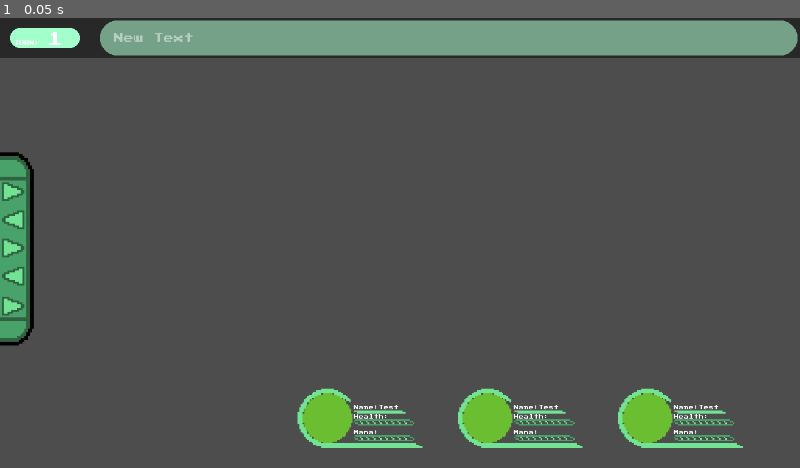
Above: before the commit, frame 1.
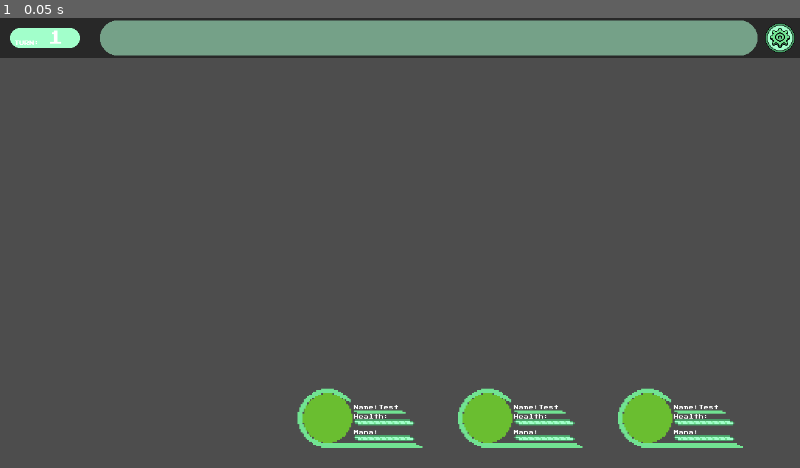
Above: after the commit, the same moment.

Repository: Drake5815/Odyssey
Game: Godot game, scene res://Scene/Player/player.tscn
Same seed, same stepped clock (60 frames per second), same inputs: the game is played once before the commit and once after it. The project has no main scene, so this scene is started directly.
Inputs:
- Up to frame 1 (0.05 s): no input

The runs differ from the first frame. In frame 1, 2.5% of the frame differs, in the area x 0-100%, y 0-94%.

Commit message:
Update 0.0.2

Diff:
--- /dev/null
+++ b/odyssey/Component/game_manager.gd
@@ -0,0 +1,12 @@
+class_name Game_Manager
+extends Node
+
+signal pause
+
+
+func _ready() -> void:
+	self.pause.connect(_pause)
+
+
+func _pause()->void:
+	pass
--- a/odyssey/Scene/Player/NavBar_Action.gd
+++ b/odyssey/Scene/Player/NavBar_Action.gd
@@ -4,11 +4,34 @@
 signal set_HeaderText(String)
 signal set_TurnText(String)
 
-@onready var Nav : TextureRect = $TextureRect
-@onready var Header_Texts:Label = $HEADER/HeaderLabel
+@onready var Setting : TextureRect = $Settings
+@onready var Header_Texts:Label = $HEADER/Label
 @onready var Turn_Text : Label = $Header_Turn_Label/Label2
 
+var turn : int = 1
+var State: int = 0
+
+var setting_hover : bool = false
+
 func _ready() -> void:
+	## CHANGE HEADER_TEXT TO EMPTY & CHANGE TURN TEXT = turn
+	Header_Texts.text = ""
+	Turn_Text.text = str(turn)
+
+func setting_hovered()->void:
+	setting_hover = true
+func setting_exit_hover()->void:
+	setting_hover = false
+
+func _input(event: InputEvent) -> void:
+	if event is InputEventMouseButton and setting_hover:
+		if event.button_index == MOUSE_BUTTON_LEFT and event.pressed:
+			setting_press()
+
+func setting_press()->void:
+	## PAUSE STATE! == signal [pause_state](Callable)
+
+	## SHOW NEW TEXTURE FOR SETTINGS : 'RESUME', 'HOW TO PLAY' , 'VOLUME', 'EXIT'
 	pass
 
 func _process(delta: float) -> void:
--- a/odyssey/Scene/Player/NavBar_Action.tscn
+++ b/odyssey/Scene/Player/NavBar_Action.tscn
@@ -1,15 +1,12 @@
-[gd_scene load_steps=9 format=3 uid="uid://cno5jpda7ou4v"]
+[gd_scene load_steps=8 format=3 uid="uid://nph57co4i4fx"]
 
-[ext_resource type="Texture2D" uid="uid://dp6sauq4yisv3" path="res://Assets/Player_GUI/Side_Navbar.png" id="1_gbpdn"]
 [ext_resource type="Script" uid="uid://b4edyrd0s1o8t" path="res://Scene/Player/NavBar_Action.gd" id="1_qq4ch"]
 [ext_resource type="Texture2D" uid="uid://wleaj3ysf2cu" path="res://Assets/Player_GUI/Turn_Label_Background.png" id="3_0mav5"]
 [ext_resource type="Texture2D" uid="uid://c8c40jtvwuis8" path="res://Assets/Player_GUI/GRAPHIC_HEADER_CONTAINER.png" id="3_0ufhg"]
 [ext_resource type="LabelSettings" uid="uid://dsap870lvcrgo" path="res://Resource/Label/PlayerGUI_Label.tres" id="4_0mav5"]
-[ext_resource type="LabelSettings" uid="uid://dgy3dp0ym34nh" path="res://Resource/Label/Header_Text.tres" id="4_blg5b"]
-[ext_resource type="LabelSettings" uid="uid://bnj00mx7c533s" path="res://Resource/Label/Turn_Text.tres" id="7_5al3n"]
-
-[sub_resource type="RectangleShape2D" id="RectangleShape2D_5al3n"]
-size = Vector2(54, 309)
+[ext_resource type="LabelSettings" uid="uid://bh3o87m4a08df" path="res://Resource/Label/Header_Text.tres" id="4_blg5b"]
+[ext_resource type="Texture2D" uid="uid://c2cg5pign18hy" path="res://Assets/Player_GUI/SettingButton.png" id="7_2r26y"]
+[ext_resource type="LabelSettings" path="res://Resource/Label/Turn_Text.tres" id="7_5al3n"]
 
 [node name="Action_Interface" type="Control"]
 layout_mode = 3
@@ -20,14 +17,6 @@
 grow_vertical = 2
 script = ExtResource("1_qq4ch")
 
-[node name="TextureRect" type="TextureRect" parent="."]
-layout_mode = 0
-offset_top = 200.0
-offset_right = 32.0
-offset_bottom = 328.0
-scale = Vector2(3, 3)
-texture = ExtResource("1_gbpdn")
-
 [node name="HEADER" type="TextureRect" parent="."]
 modulate = Color(1, 1, 1, 0.470588)
 layout_mode = 0
@@ -35,13 +24,13 @@
 offset_bottom = 64.0
 texture = ExtResource("3_0ufhg")
 
-[node name="HeaderLabel" type="Label" parent="HEADER"]
+[node name="Label" type="Label" parent="HEADER"]
 layout_mode = 0
 offset_left = 182.0
 offset_top = 4.0
-offset_right = 1254.0
+offset_right = 1190.0
 offset_bottom = 60.0
-text = "New Text"
+text = "Dummy Text"
 label_settings = ExtResource("4_blg5b")
 vertical_alignment = 1
 
@@ -62,17 +51,22 @@
 
 [node name="Label2" type="Label" parent="Header_Turn_Label"]
 layout_mode = 0
-offset_left = 60.0
-offset_top = 18.0
+offset_left = 63.0
+offset_top = 16.0
 offset_right = 116.0
-offset_bottom = 50.0
+offset_bottom = 48.0
 text = "1"
 label_settings = ExtResource("7_5al3n")
 horizontal_alignment = 1
 vertical_alignment = 1
 
-[node name="Area2D" type="Area2D" parent="Header_Turn_Label"]
+[node name="Settings" type="TextureRect" parent="."]
+layout_mode = 0
+offset_left = 1224.0
+offset_top = 8.0
+offset_right = 1272.0
+offset_bottom = 56.0
+texture = ExtResource("7_2r26y")
 
-[node name="CollisionShape2D" type="CollisionShape2D" parent="Header_Turn_Label/Area2D"]
-position = Vector2(27, 369.5)
-shape = SubResource("RectangleShape2D_5al3n")
+[connection signal="mouse_entered" from="Settings" to="." method="setting_hovered"]
+[connection signal="mouse_exited" from="Settings" to="." method="setting_exit_hover"]
--- /dev/null
+++ b/odyssey/Scene/Player/Party_script.gd
@@ -0,0 +1,18 @@
+class_name Party_Script
+extends Control
+
+signal Add_Character(Character)
+
+@onready var CharacterCards_Array : Array[Player_Card] = [ $"Player-Card_01",$"Player-Card_02",$"Player-Card_03"]
+
+var Characters : Dictionary
+
+func _ready() -> void:
+	Add_Character.connect(add_character_to_party)
+
+func add_character_to_party(value:Character)->void:
+	var index : int = 0
+	for card in CharacterCards_Array:
+		if !card.has_Character():
+			pass
+		++index
--- a/odyssey/Scene/Player/player.tscn
+++ b/odyssey/Scene/Player/player.tscn
@@ -1,7 +1,8 @@
-[gd_scene load_steps=4 format=3 uid="uid://bvimwqccfblgj"]
+[gd_scene load_steps=5 format=3 uid="uid://bvimwqccfblgj"]
 
 [ext_resource type="PackedScene" uid="uid://no4boe8nsi7l" path="res://Scene/Player/player_card_gui.tscn" id="1_67a6e"]
-[ext_resource type="PackedScene" uid="uid://cno5jpda7ou4v" path="res://Scene/Player/NavBar_Action.tscn" id="2_yic5t"]
+[ext_resource type="Script" uid="uid://32p5571t0us" path="res://Scene/Player/Party_script.gd" id="1_uuj77"]
+[ext_resource type="PackedScene" uid="uid://nph57co4i4fx" path="res://Scene/Player/NavBar_Action.tscn" id="2_yic5t"]
 
 [sub_resource type="CapsuleShape3D" id="CapsuleShape3D_a1qst"]
 
@@ -35,26 +36,32 @@
 offset_right = 1280.0
 offset_bottom = 720.0
 
-[node name="Player-Card_01" parent="GUI" instance=ExtResource("1_67a6e")]
+[node name="Party" type="Control" parent="GUI"]
+anchors_preset = 0
+offset_right = 40.0
+offset_bottom = 40.0
+script = ExtResource("1_uuj77")
+
+[node name="Player-Card_01" parent="GUI/Party" instance=ExtResource("1_67a6e")]
 layout_mode = 1
 offset_left = 464.0
 offset_top = 560.0
-offset_right = -576.0
-offset_bottom = 0.0
+offset_right = 424.0
+offset_bottom = 520.0
 
-[node name="Player-Card_02" parent="GUI" instance=ExtResource("1_67a6e")]
+[node name="Player-Card_02" parent="GUI/Party" instance=ExtResource("1_67a6e")]
 layout_mode = 1
 offset_left = 720.0
 offset_top = 560.0
-offset_right = -320.0
-offset_bottom = 0.0
+offset_right = 680.0
+offset_bottom = 520.0
 
-[node name="Player-Card_03" parent="GUI" instance=ExtResource("1_67a6e")]
+[node name="Player-Card_03" parent="GUI/Party" instance=ExtResource("1_67a6e")]
 layout_mode = 1
 offset_left = 976.0
 offset_top = 560.0
-offset_right = -74.0
-offset_bottom = 0.0
+offset_right = 936.0
+offset_bottom = 520.0
 
 [node name="Action_Interface" parent="GUI" instance=ExtResource("2_yic5t")]
 layout_mode = 1
--- a/odyssey/Scene/Player/player_card_gui.gd
+++ b/odyssey/Scene/Player/player_card_gui.gd
@@ -1,23 +1,42 @@
 class_name Player_Card
 extends Control
 
+signal Damage(float)
+signal ManaConsumption(float)
+
 @onready var Health_ProgressionBar : TextureProgressBar = $Progression_Bar/Health_ProgressionBar
 @onready var Mana_ProgressionBar : TextureProgressBar = $Progression_Bar/Mana_ProgressionBar
+@onready var Character_Icon : TextureRect = $Player_Icon
 
 @onready var Character_Name : Label = $Changable_Label/Character_Name
 
-var player_party_Character : Character
-
-var character_name : String
-var Stats : Dictionary
+var party_Character : Character
 
 func _ready() -> void:
-	pass
+	Damage.connect(Take_Damage)
+	ManaConsumption.connect(Mana_Consumption)
 
-func get_information_parent()->void:
-	character_name = player_party_Character.Name
-	Stats["Health"] = player_party_Character.Main_Stats["Health"]
-	Stats["Mana"] = player_party_Character.Main_Stats["Mana"]
+func Insert_Character(character:Character)->void:
+	party_Character = character
+	Character_Name.text = character.Name
+	Health_ProgressionBar.max_value = character.Main_Stats["Health"]
+	Health_ProgressionBar.value = character.Main_Stats["Health"]
+	Mana_ProgressionBar.max_value = character.Main_Stats["Mana"]
+	Mana_ProgressionBar.value = character.Main_Stats["Mana"]
+
+func Take_Damage(value:float)->void:
+	if Health_ProgressionBar.value - value == 0:
+		Health_ProgressionBar.value = 0
+		print("Player Dead!!")
+	Health_ProgressionBar.value -= value
+
+func Mana_Consumption(value:float)->void:
+	if Mana_ProgressionBar.value == 0 or Mana_ProgressionBar.value - value == 0:
+		print("Insufecient Mana!!")
+	Mana_ProgressionBar.value -= value
 
 func _update()->void:
 	pass
+
+func has_Character()->bool:
+	return false if !party_Character else true
--- a/odyssey/Scene/Player/player_card_gui.tscn
+++ b/odyssey/Scene/Player/player_card_gui.tscn
@@ -69,6 +69,7 @@
 offset_right = 150.0
 offset_bottom = 98.0
 scale = Vector2(2.5, 2.5)
+value = 100.0
 texture_over = ExtResource("4_qm8k4")
 texture_progress = ExtResource("5_tgeij")
 
@@ -79,6 +80,7 @@
 offset_right = 150.0
 offset_bottom = 123.0
 scale = Vector2(2.5, 2.5)
+value = 100.0
 texture_over = ExtResource("4_qm8k4")
 texture_progress = ExtResource("5_tgeij")
 
--- a/odyssey/project.godot
+++ b/odyssey/project.godot
@@ -14,6 +14,10 @@
 config/features=PackedStringArray("4.4", "GL Compatibility")
 config/icon="res://icon.svg"
 
+[autoload]
+
+GameManager="*res://Component/game_manager.gd"
+
 [display]
 
 window/size/viewport_width=1280
@@ -23,6 +27,10 @@
 
 project/assembly_name="Odyssey"
 
+[editor_plugins]
+
+enabled=PackedStringArray("res://addons/level_block/plugin.cfg")
+
 [rendering]
 
 textures/canvas_textures/default_texture_filter=0
Binary file changed: odyssey/Assets/Player_GUI/GRAPHIC_HEADER_CONTAINER.png
Binary file added: odyssey/Assets/Player_GUI/SettingButton.png
Not shown, added: odyssey/Assets/Player_GUI/SettingButton.png.import
Binary file added: odyssey/Assets/Player_GUI/Side_Navbar-sheet.png
Not shown, added: odyssey/Assets/Player_GUI/Side_Navbar-sheet.png.import
Not shown, added: odyssey/Component/game_manager.gd.uid
Not shown: 1 places in odyssey/Resource/Label/Header_Text.tres that only renumber resources
Not shown, added: odyssey/Scene/Player/Party_script.gd.uid
